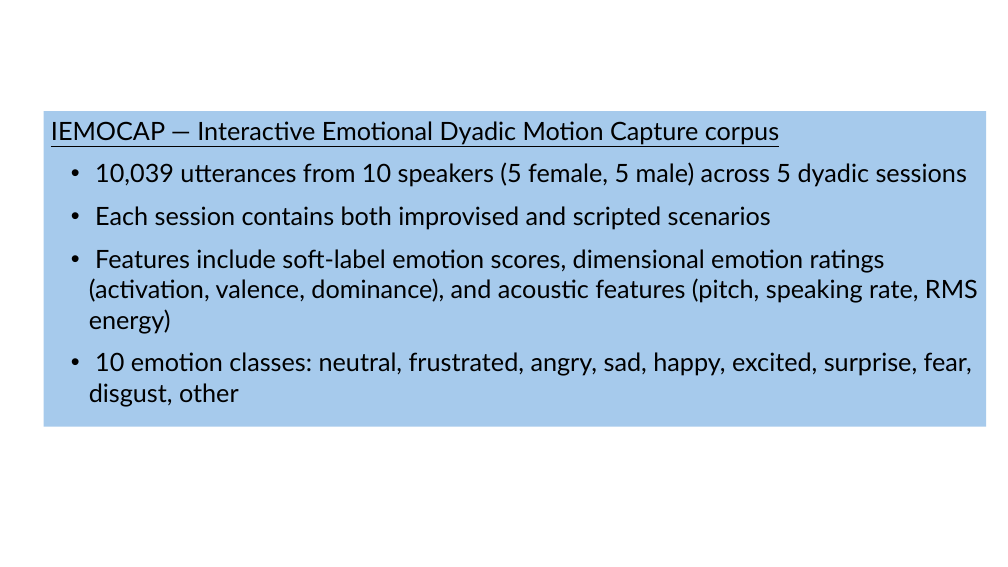
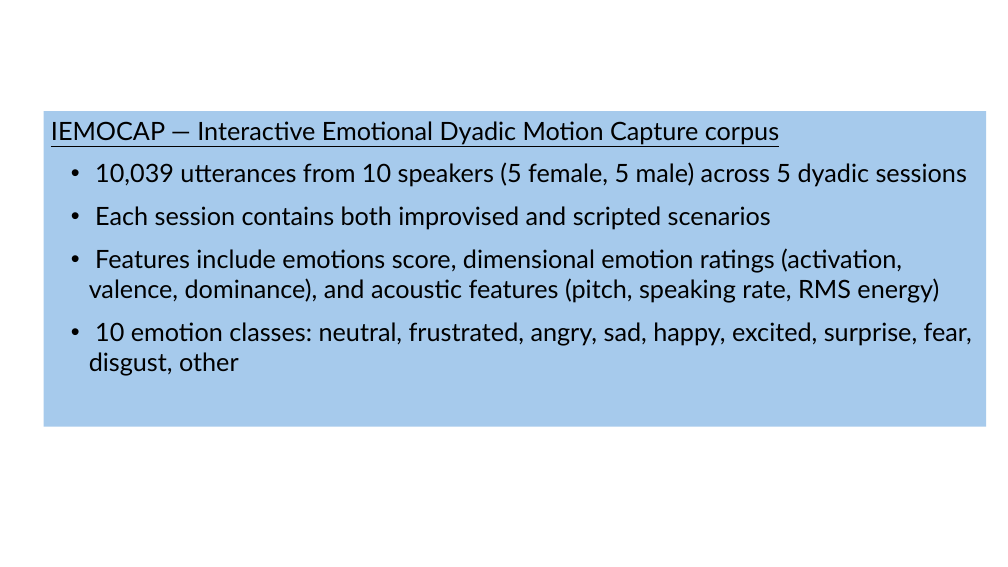
Before and after one commit to almahova/iemocap-proj, a slide deck: slide 2 of docs/presentation_IEMOCAP_EDA.pptx. Drawn at 1008x567 pixels with LibreOffice and Linux fonts; fonts in the diff are those of the drawing. Boxes give left, top, right and bottom in pixels: in the first picture for what was removed or moved away, otherwise in the second. Text is boxed around its words. In the diff, an @@ line names an element or a change of style, - is before the commit and + after.

Commit message:
edit EDA presentation

```diff
--- a/docs/presentation_IEMOCAP_EDA.pptx
+++ b/docs/presentation_IEMOCAP_EDA.pptx
@@ text in rectangle at box(89, 248, 939, 303): text changed @@
-  • Features include soft-label emotion scores, dimensional emotion ratings (activation, valence, dominance), and acoustic features (pitch, speaking rate, RMS energy)
+  • Features include emotions score, dimensional emotion ratings (activation, valence, dominance), and acoustic features (pitch, speaking rate, RMS energy)
```
Also in this commit, not shown: 2 other slides changed.
